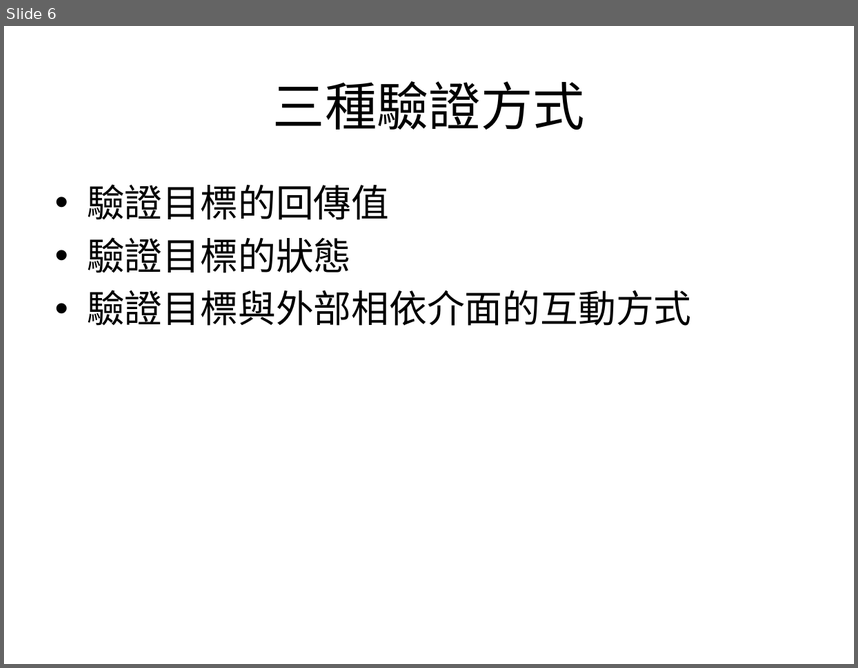
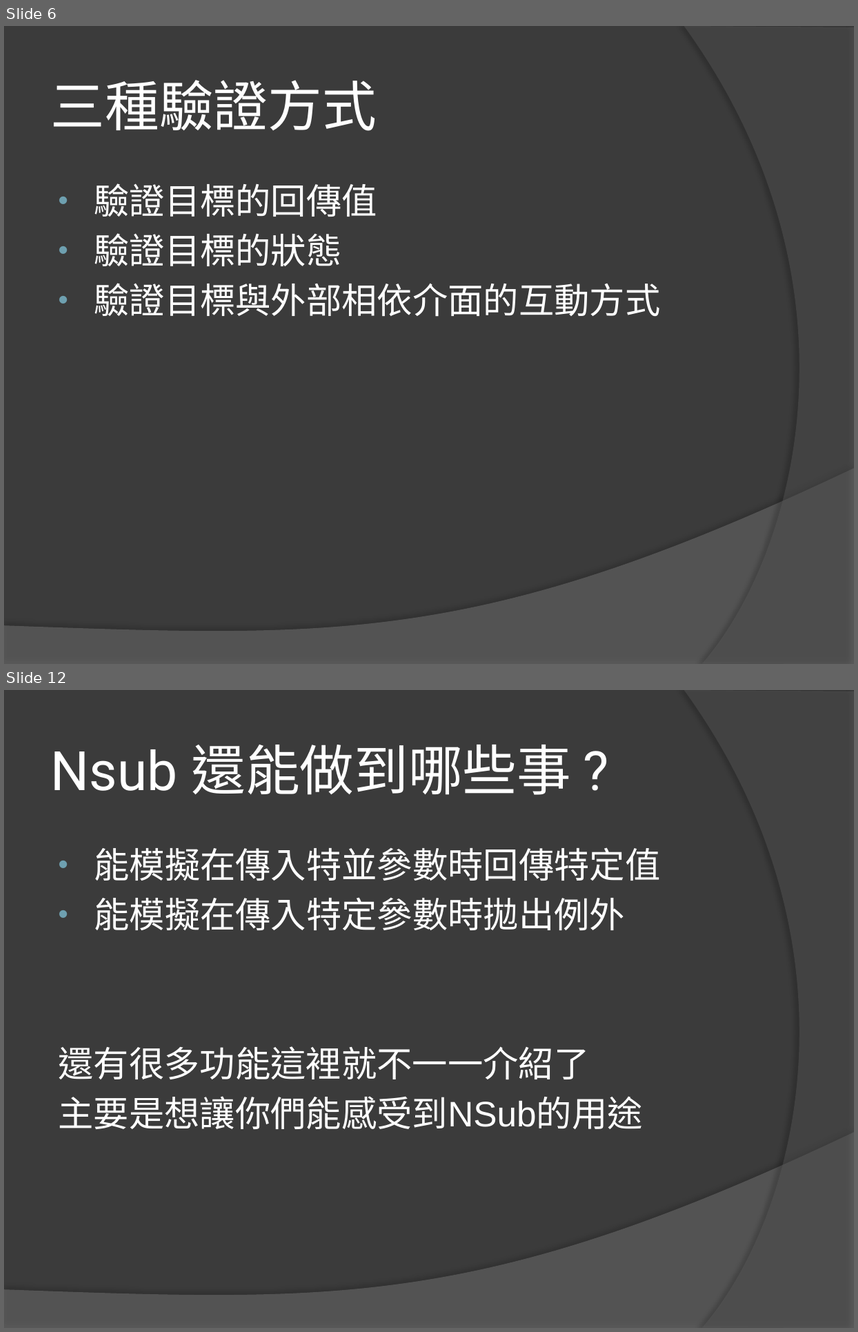
Before and after one commit to lintingwei/UnitTestBasic, a slide deck: Unit Test Basic.pptx. Shown one above the other, each under a label of ours: slide 6 before the commit, slides 6 and 12 after it; the slides between them are not shown. The pictures are 858x668 and 858x1332 pixels, drawn with LibreOffice and Linux fonts; fonts in the diff are those of the drawing. Boxes give left, top, right and bottom in pixels: in the first picture for what was removed or moved away, otherwise in the second. Text is boxed around its words. In the diff, an @@ line names an element or a change of style, - is before the commit and + after.

```diff
--- a/Unit Test Basic.pptx
+++ b/Unit Test Basic.pptx
@@ slide 12 added at bbox=[4, 690, 854, 1328], background #3B3B3B; not listed: 2 template elements that a slide beside it also shows @@
@@ title added at bbox=[51, 745, 571, 795], 46 pt, text #FFFFFF @@
+Nsub 還能做到哪些事 ?
@@ text added at bbox=[59, 847, 660, 1129], 30 pt, text #FFFFFF @@
+• 能模擬在傳入特並參數時回傳特定值
+• 能模擬在傳入特定參數時拋出例外
+還有很多功能這裡就不一一介紹了
+主要是想讓你們能感受到NSub的用途
@@ slide 6 changed as well @@
@@ background #FFFFFF to #3B3B3B @@
@@ freeform shape added at bbox=[684, 26, 854, 664], fill #5E5E5E at 40% opacity @@
@@ title "三種驗證方式" at bbox=[51, 80, 377, 131]: size 44 to 46 pt, font Calibri to Roboto, text colour #000000 to #FFFFFF; alignment centre to left @@
@@ text "驗證目標的回傳值" at bbox=[94, 183, 660, 316]: size 32 to 30 pt, font Calibri to Arial, text colour #000000 to #FFFFFF; indent changed @@
@@ freeform shape added at bbox=[4, 468, 854, 664], fill #7F7F7F at 45% opacity @@
```
Also in this commit, not shown: 5 other slides changed, 6 other slides added.
